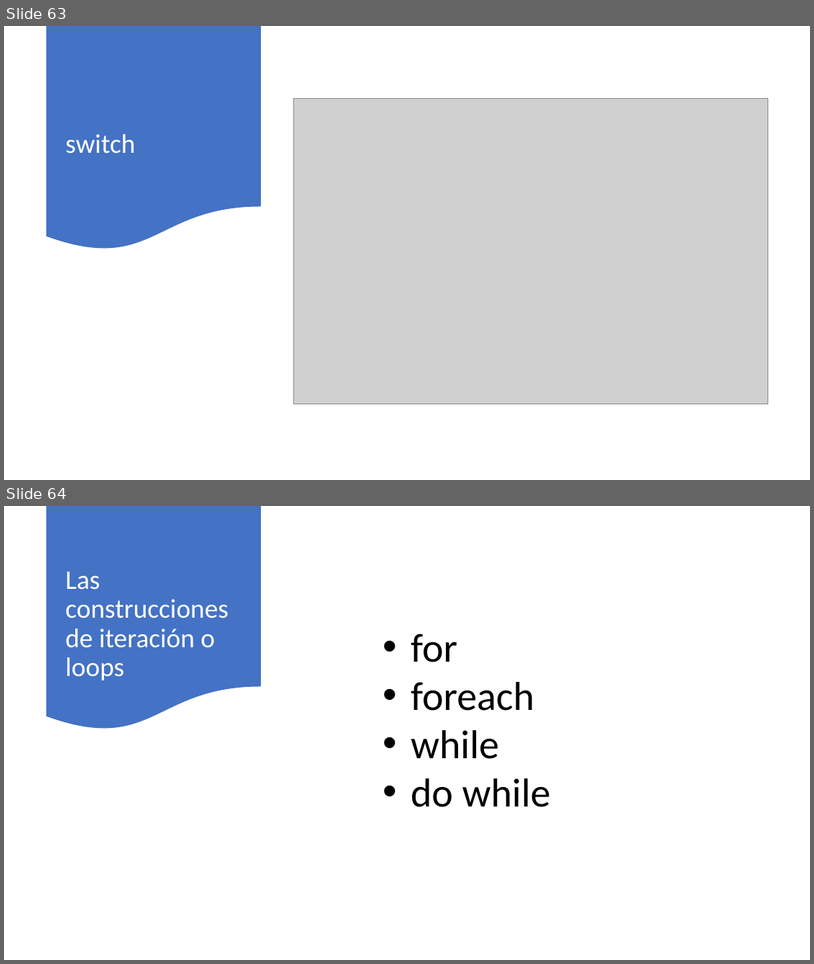
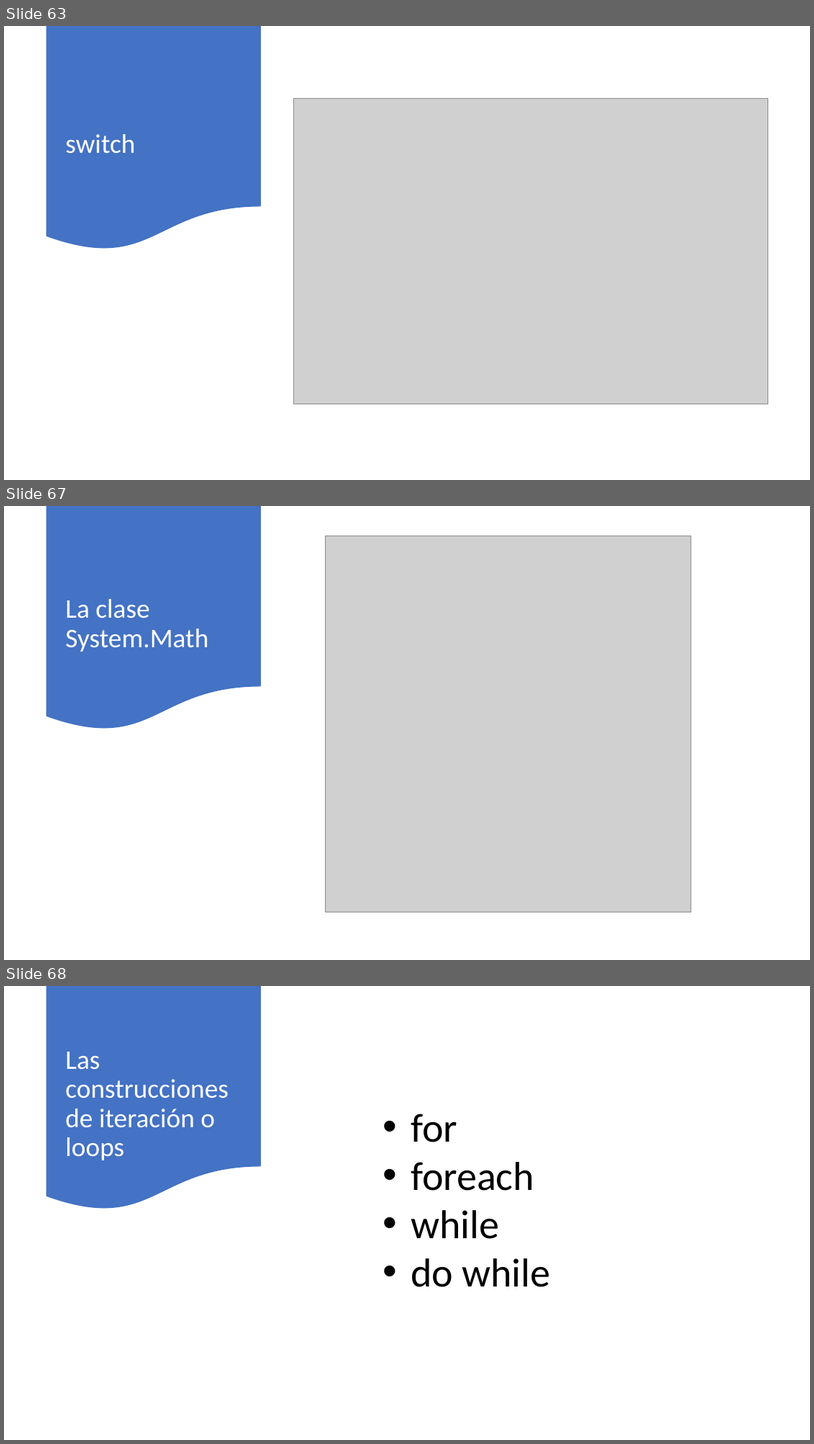
Before and after one commit to AlbertOsinaga/Curso201, a slide deck: Curso201.pptx. Shown one above the other, each under a label of ours: slides 63 and 64 before the commit, slides 63, 67 and 68 after it; the slides between them are not shown. The pictures are 814x964 and 814x1444 pixels, drawn with LibreOffice and Linux fonts; fonts in the diff are those of the drawing; grey boxes stand for pictures. Boxes give left, top, right and bottom in pixels: in the first picture for what was removed or moved away, otherwise in the second. Text is boxed around its words. In the diff, an @@ line names an element or a change of style, - is before the commit and + after.

```diff
--- a/Curso201.pptx
+++ b/Curso201.pptx
@@ slide 67 added at <box>4,506,810,960</box>, background #FFFFFF @@
@@ flow chart document added at <box>46,506,261,731</box>, fill #4472C4 @@
@@ picture added at <box>326,536,691,912</box> @@
@@ title added at <box>65,599,208,651</box>, 32 pt, text #FFFFFF @@
+La clase System.Math
@@ what was slide 64 is now slide 68 @@
```
Also in this commit, not shown: 5 other slides added, 13 other files.
